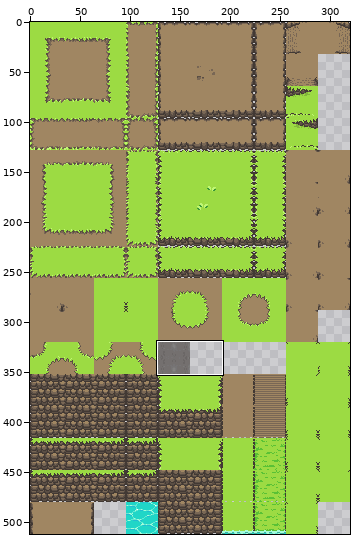
Sprite sheet: terrain/tiles/terrain_tiles_v2.png. The picture above shows the old version from afar; the outline marks the close-up.
Close-up. Before the commit:
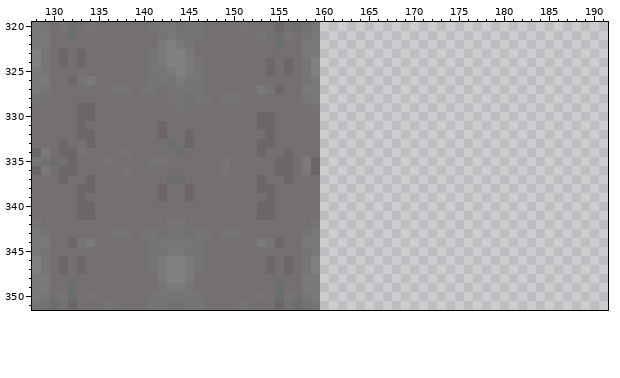
The file is 320x512 pixels. Colours within 5 levels of each other are drawn and written as one. Shown: x 128..191, y 320..351.
After:
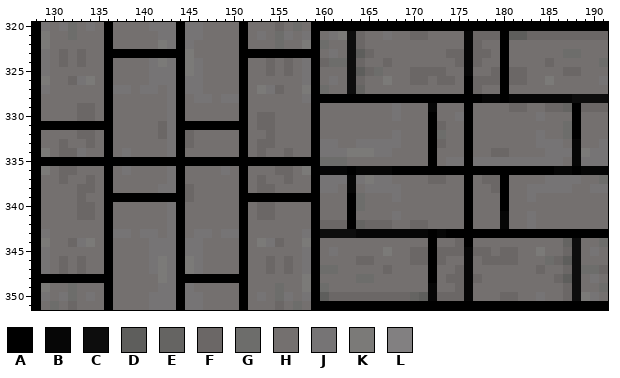
Palette (. is transparent): A #000000  B #060606  C #0d0d0d  D #5e5e5c  E #656462  F #6b6766  G #6d6d6b  H #74706f  J #767475  K #7b7a78  L #828081
Changes in this commit:
Changed rows in their new state; - is an unchanged pixel.
first column x 128:
320 A-------A-------A------A-------AAAAAAAAAAAAAAAAAAAAAAAAAAAAAAAAA
321 A-------A------JA------A-------AHJKCFHHJHHFFHHHHBFFFADDFFFFFFFFF
322 A-------A------JA------A-------AGHHCFHHHHHHHHHHHBFHHAHHHHHHHHHHH
323 A-------AAAAAAAAA------AAAAAAAAAHJHCDFHHHHHHHHFFBFFHAHHHHHHGGHHH
324 A-------A------JA------A-------AFGGCFHHFHHHHHHHFBFHHAHHHHFHHHHHG
325 A-------A------JA------A-------AHHHCDFGHHHFFFFHHBHHFAFFHHHHFFHHH
326 A-------A-------A------A-------AHJHCFHHKHHFFHFFHAFFFAFFHHKHHHHHJ
327 A-------A-------A------A-------AGHHCEHHHHHHHHHHHAFHHAHHHHHHHHHHH
328 A-------A-------A------A-------AAAAAAAAAAAAAAAAAAABBABBBBBBBCCCC
329 A-------A------JA------A-------AHHHHHHHHJHHHBHHHAHHHHFFHHFFEAFFF
330 A-------A------JA------A-------AHHHHHHHHJHHHAHHJAHHHHHHHJHHHAHHH
331 AAAAAAAAA------JAAAAAAAA-------AHHHHHHHHHHHHAFHHAHHHHHHHHHHGAHHH
332 A-------A------JA------A-------AHHHHHHHHJHHHAGHHAHHHHHHHJHHGAHHH
333 A-------A------JA------A-------AJJHHJJJJJHHHAFHHAHHHHHHHJJJHBHHJ
334 A-------A------JA------A-------AJJJKKKJJHHHHAHHHAHHFFHHHHJJJBKJJ
335 AAAAAAAAAAAAAAAAAAAAAAAAAAAAAAAAGGGHHHHHHHHHAHJJAJJJJJJJJJJHBJJJ
336 A-------A------JA------A-------ABBBABBBBAAAAAAAAAAAAAAAAAABBABBB
337 A-------A------JA------A-------AJJJBJKJJHHHHFFHHAHFFAHHHHJJJJHHG
338 A-------A-----JJA------A-------AJJHBHJJJJHHHHHHHAHHFAHHJJJJJHHJJ
339 A-------AAAAAAAAA------AAAAAAAAAHHHAGHHHJHHHHHHHAHHHAHHJHHHHHHHH
340 A-------A------JA------A-------AHHHAGHHHHHHHHHHHAHHHAHHHHHHHHHHH
341 A-------A------JA------A-------AHHHAHHHHJHHHHHHHAHHHBHHJHHHHHHHH
342 A-------A-------A------A-------AFFFAEFFFHHFFHHHHAHHHBHHJHHHHHHHH
343 A-------A-------A------A-------ACCCCBBBBBBBBABAAAAAAAAAAAAAAAAAA
344 A-------A-------A------A-------AHHHHHHHHHHHHAHHFAHHHHHHHHHHECHHG
345 A-------A------JA------A-------AHJHHHHHKHHFFAFFFBFFHFFHHKHHFCHJH
346 A-------A------JA------A-------AHHHHFFHHHHFFAFHHBHFFFFHHHGFDCHHH
347 A-------A------JA------A-------AGGHHHHHFHHHHAHHFBHHHHHHHFHHFCGGF
348 AAAAAAAAA------JAAAAAAAA-------AHHHHGGHHHHHHAHFFBFHHHHHHHHFDCHJH
349 A-------A------JA------A-------AGHHHHHHHHHHHBHHFBHHHHHHHHHHFCHHG
350 A-------A-------A------A-------ADFFFFFFFFFEDBFFFBHHHFFHHJHHFCKJH
351 A-------A------JA------A-------AAAAAAAAAAAAAAAAAAAAAAAAAAAAAAAAA
Where, in picture pixels (left, top, right, bottom), the same in both close-ups:
changed: (32, 22, 608, 310)
